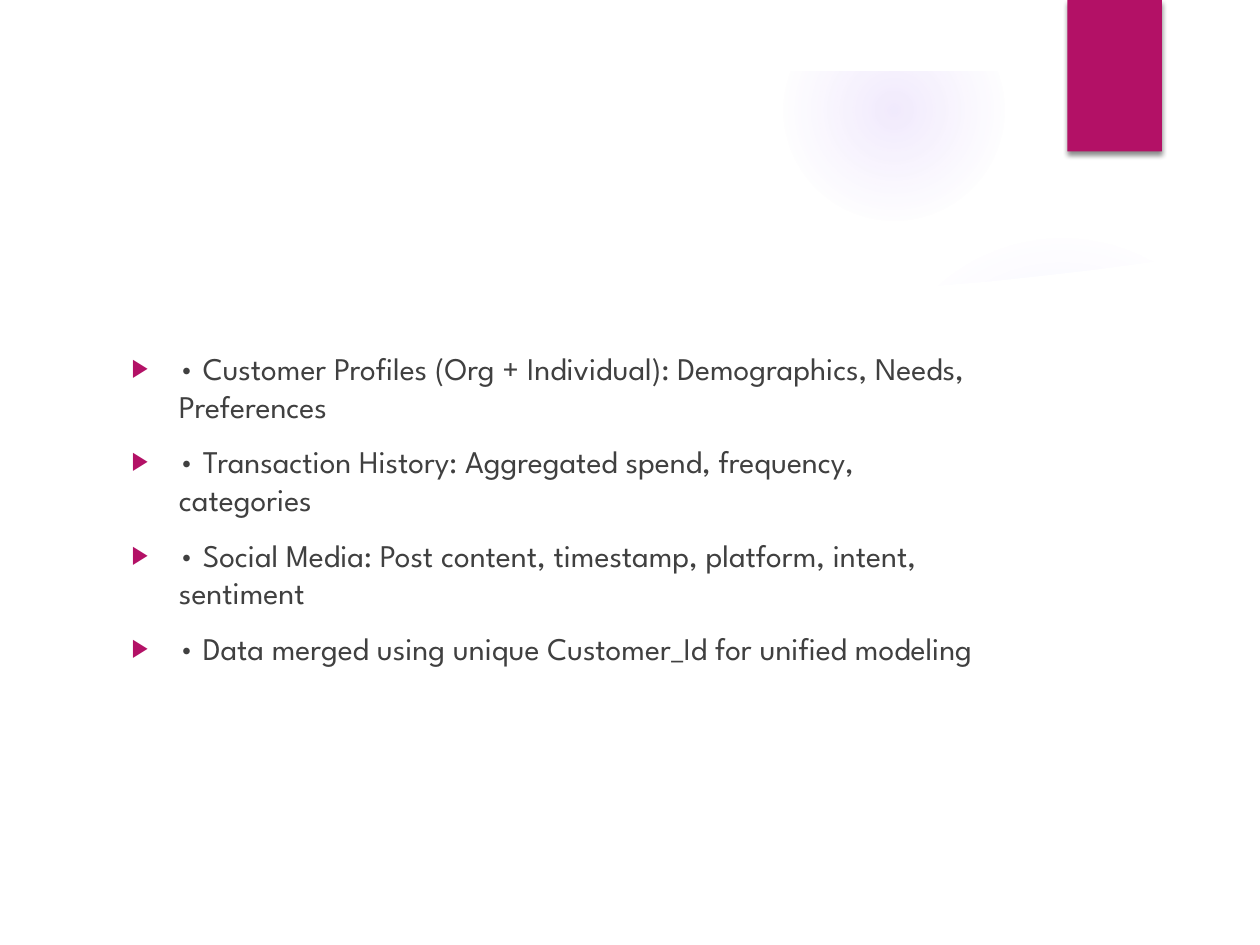
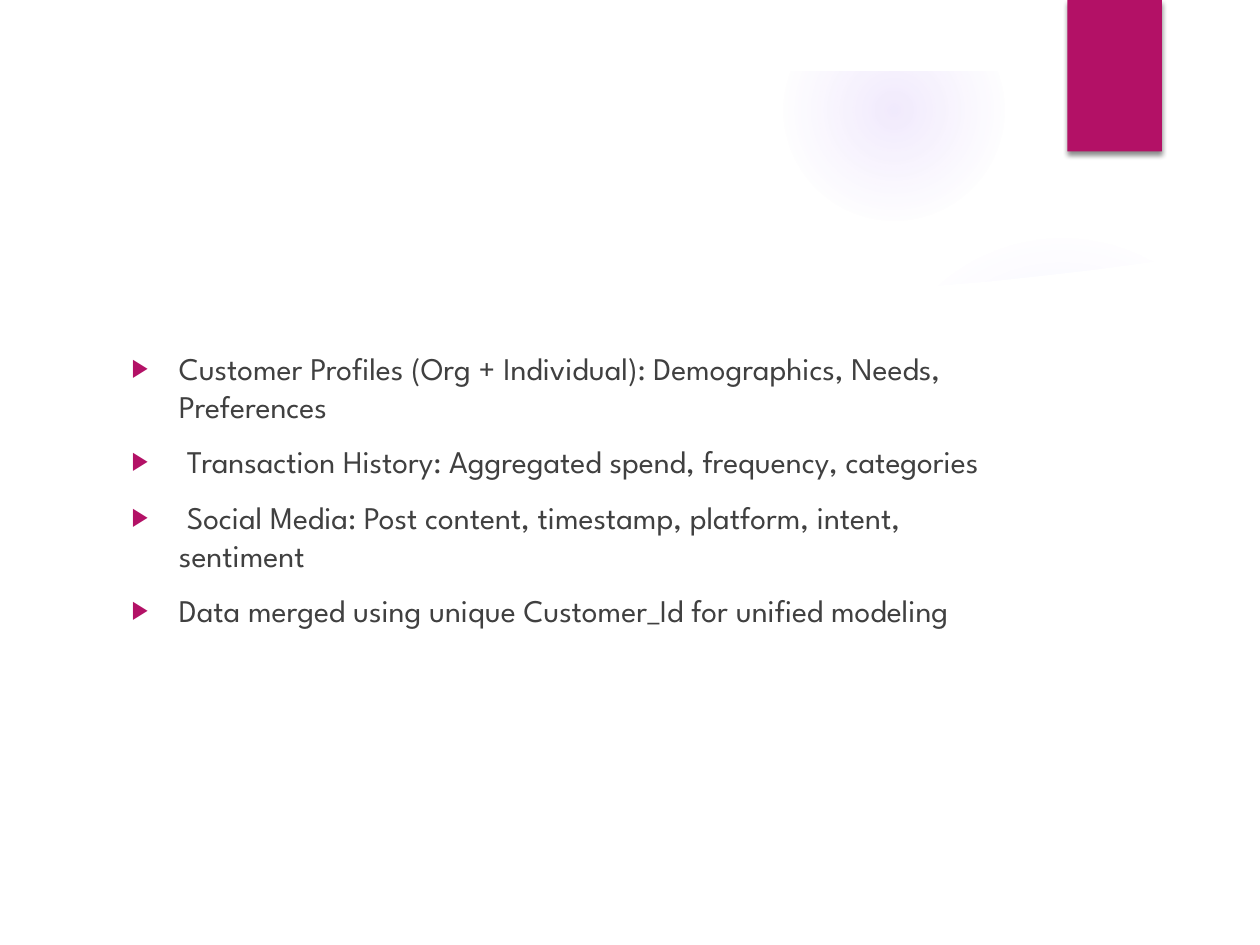
Before and after one commit to ewfx/aidhp-atificial-ai-agents, a slide deck: slide 4 of artifacts/arch/AI_Hyperpersonalization_Presentation_AtificalAIAgents.pptx. Drawn at 1260x945 pixels with LibreOffice and Linux fonts; fonts in the diff are those of the drawing; background and template pictures are left out. Boxes give left, top, right and bottom in pixels: in the first picture for what was removed or moved away, otherwise in the second. Text is boxed around its words. In the diff, an @@ line names an element or a change of style, - is before the commit and + after.

```diff
--- a/artifacts/arch/AI_Hyperpersonalization_Presentation_AtificalAIAgents.pptx
+++ b/artifacts/arch/AI_Hyperpersonalization_Presentation_AtificalAIAgents.pptx
@@ text at (x1=179, y1=358, x2=979, y2=629): text changed @@
-▶ • Customer Profiles (Org + Individual): Demographics, Needs, Preferences
-▶ • Transaction History: Aggregated spend, frequency, categories
-▶ • Social Media: Post content, timestamp, platform, intent, sentiment
-▶ • Data merged using unique Customer_Id for unified modeling
+▶ Customer Profiles (Org + Individual): Demographics, Needs, Preferences
+▶ Transaction History: Aggregated spend, frequency, categories
+▶ Social Media: Post content, timestamp, platform, intent, sentiment
+▶ Data merged using unique Customer_Id for unified modeling
```
Also in this commit, not shown: 9 other slides changed, 1 other file.
